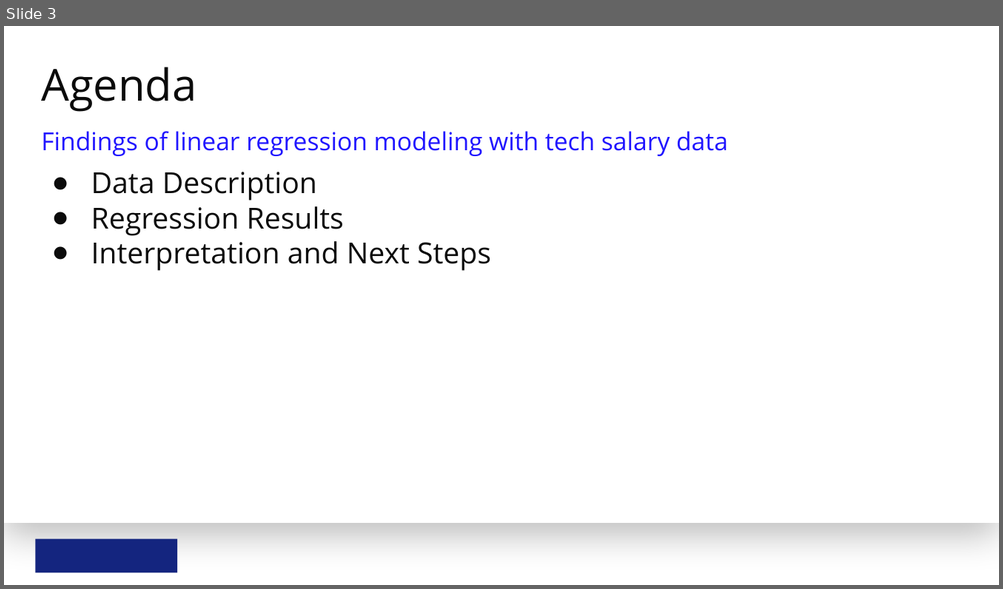
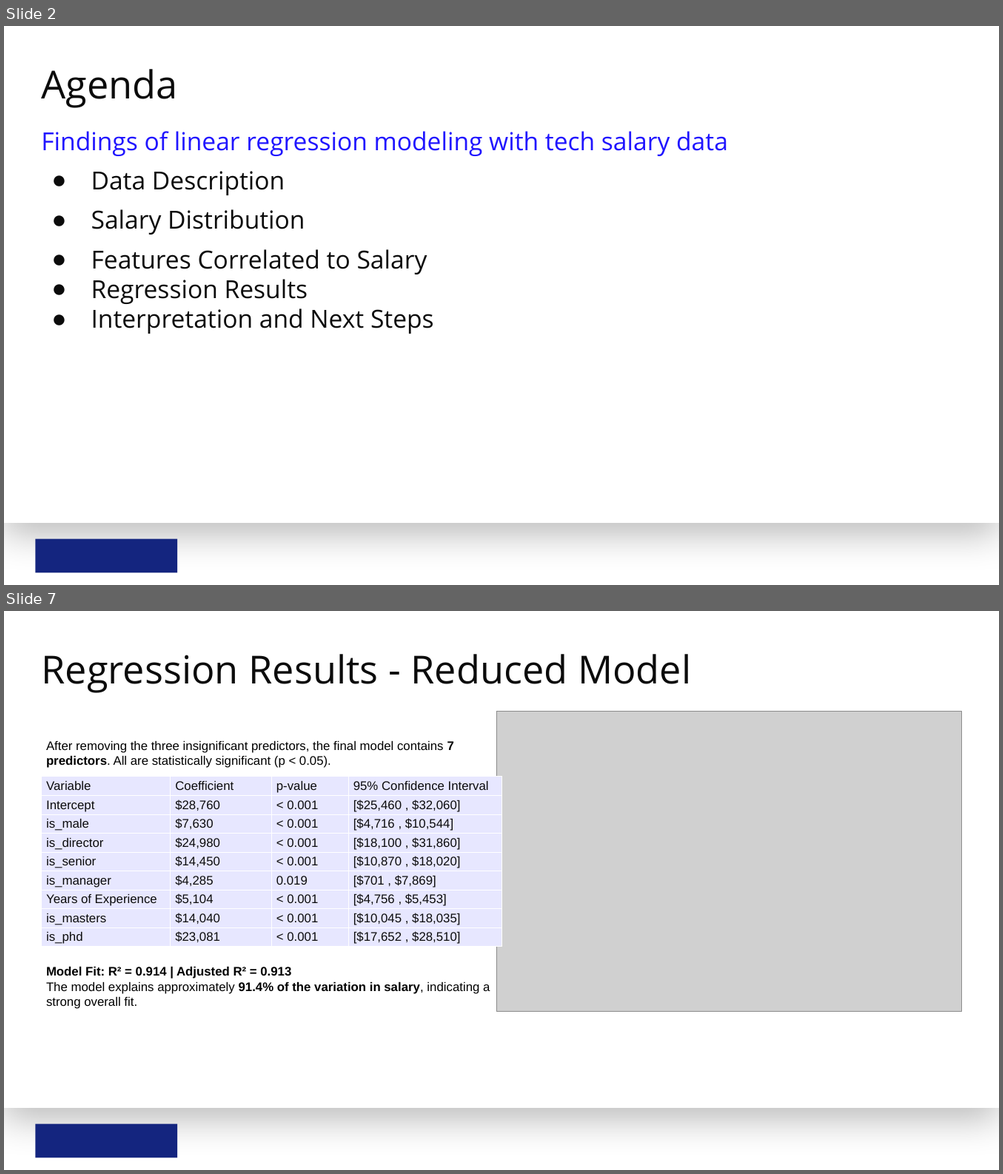
Before and after one commit to EduardoNicacio/Udacity_Statistics-Data-Analysis_P4_Model_Salary_Data_Linear_Regression, a slide deck: model-salary-data-with-linear-regression.pptx. Shown one above the other, each under a label of ours: slide 3 before the commit, slides 2 and 7 after it; the slides between them are not shown. The pictures are 1003x589 and 1003x1174 pixels, drawn with LibreOffice and Linux fonts; fonts in the diff are those of the drawing; grey boxes stand for pictures; background and template pictures are left out. Boxes give left, top, right and bottom in pixels: in the first picture for what was removed or moved away, otherwise in the second. Text is boxed around its words. In the diff, an @@ line names an element or a change of style, - is before the commit and + after.

```diff
--- a/model-salary-data-with-linear-regression.pptx
+++ b/model-salary-data-with-linear-regression.pptx
@@ slide 7 added at (x1=4, y1=611, x2=999, y2=1170), background #FFFFFF; not listed: 2 template elements that a slide beside it also shows @@
@@ title added at (x1=41, y1=654, x2=691, y2=693), 56 pt, text #0B0B0B @@
+Regression Results - Reduced Model
@@ picture added at (x1=496, y1=712, x2=962, y2=1012) @@
@@ text added at (x1=46, y1=741, x2=454, y2=768), 18 pt, text #000000 @@
+After removing the three insignificant predictors, the final model contains 7 predictors. All are statistically significant (p < 0.05).
@@ table added at (x1=41, y1=777, x2=501, y2=956), 9 rows, 4 columns @@
+Variable | Coefficient | p-value | 95% Confidence Interval
+Intercept | $28,760 | < 0.001 | [$25,460 , $32,060]
+is_male | $7,630 | < 0.001 | [$4,716 , $10,544]
+is_director | $24,980 | < 0.001 | [$18,100 , $31,860]
+is_senior | $14,450 | < 0.001 | [$10,870 , $18,020]
+is_manager | $4,285 | 0.019 | [$701 , $7,869]
+Years of Experience | $5,104 | < 0.001 | [$4,756 , $5,453]
+is_masters | $14,040 | < 0.001 | [$10,045 , $18,035]
+is_phd | $23,081 | < 0.001 | [$17,652 , $28,510]
@@ text added at (x1=46, y1=966, x2=489, y2=1009), 18 pt, text #000000, bold @@
+Model Fit: R² = 0.914 | Adjusted R² = 0.913
+The model explains approximately 91.4% of the variation in salary, indicating a strong overall fit.
@@ what was slide 3 is now slide 2 @@
@@ slide 2 changed as well @@
@@ title "Agenda" at (x1=41, y1=69, x2=177, y2=108): size 64 to 56 pt @@
@@ text at (x1=91, y1=171, x2=434, y2=334): size 42 to 36 pt in "Data Description", "Regression Results", "Interpretation and Next Steps" @@
@@ text at (x1=91, y1=210, x2=427, y2=275): paragraphs added @@
+● Salary Distribution
+● Features Correlated to Salary
```
Also in this commit, not shown: 4 other slides changed, 3 other slides added, 1 slide removed, 8 other files.
